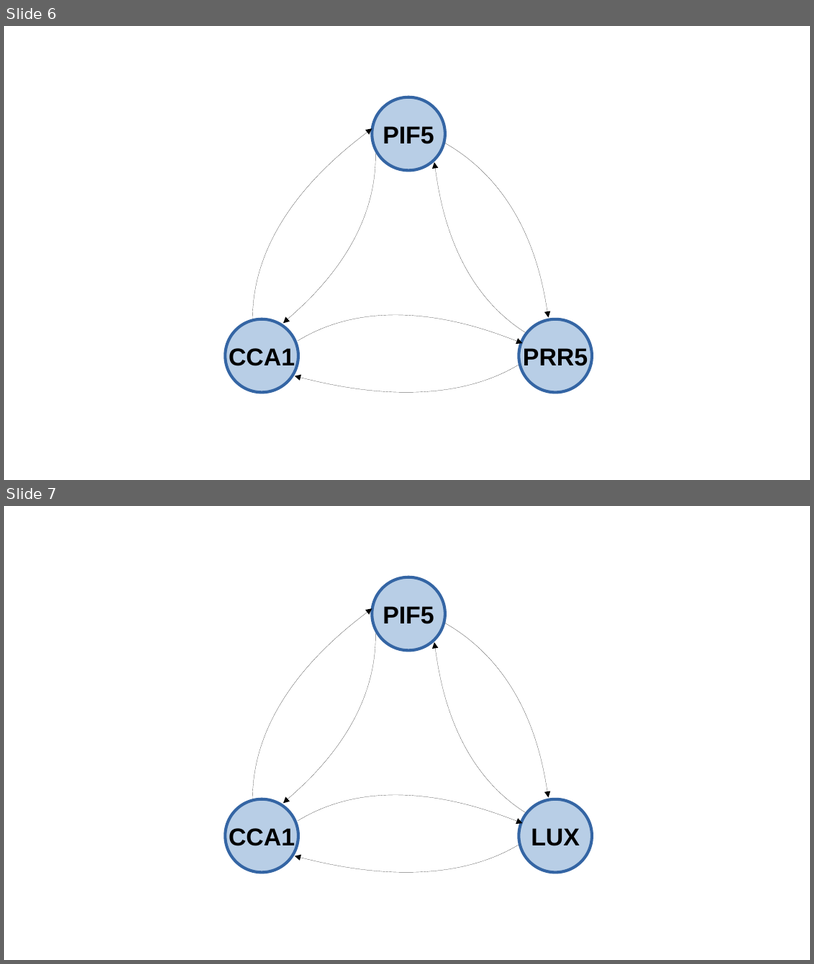
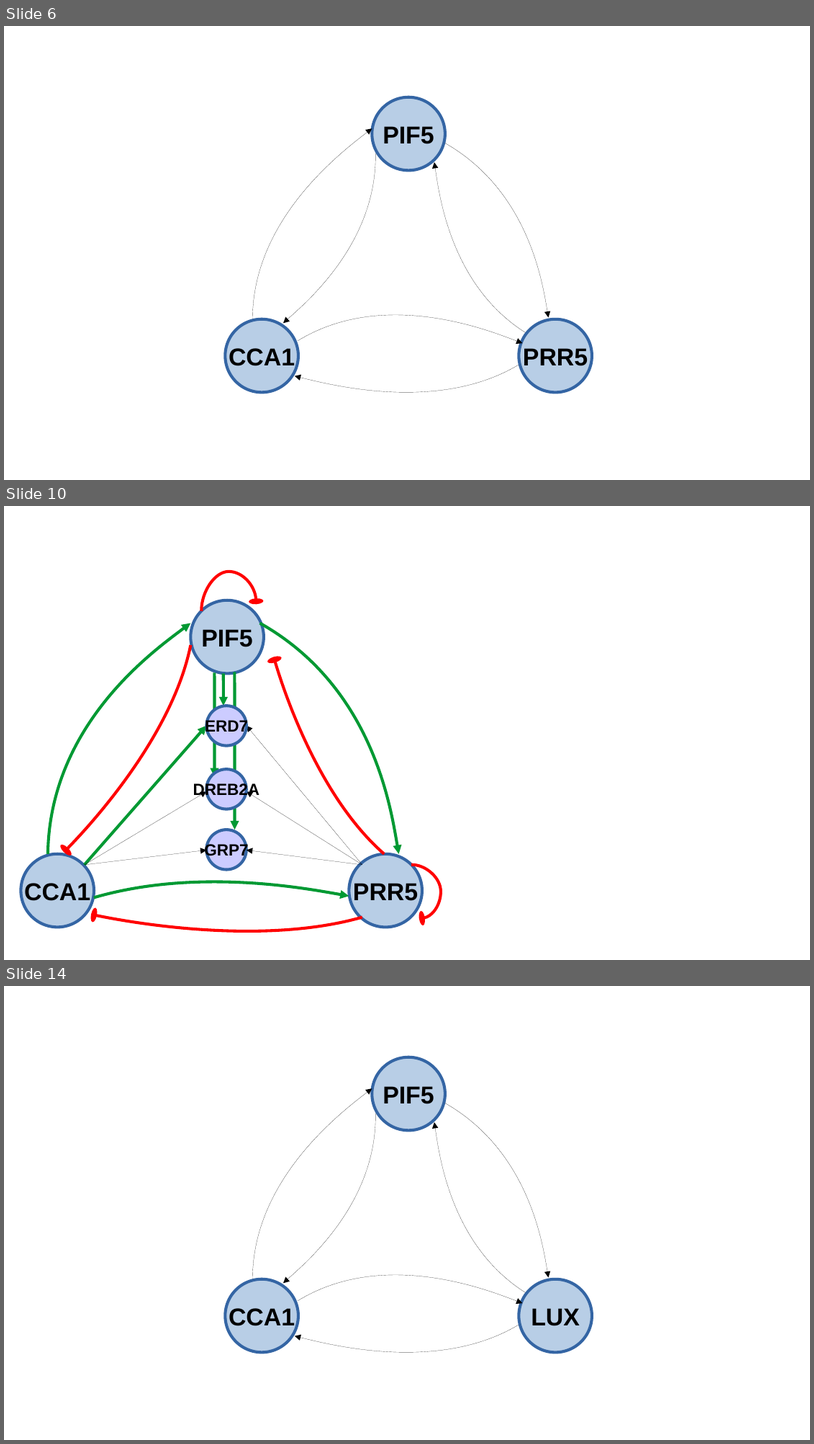
Before and after one commit to fran-romero-campero/ATTRACTOR, a slide deck: network/analysis/network_motives/motifs_3.odp. Shown one above the other, each under a label of ours: slides 6 and 7 before the commit, slides 6, 10 and 14 after it; the slides between them are not shown. The pictures are 814x964 and 814x1444 pixels, drawn with LibreOffice and Linux fonts; fonts in the diff are those of the drawing. Boxes give left, top, right and bottom in pixels: in the first picture for what was removed or moved away, otherwise in the second. Text is boxed around its words. In the diff, an @@ line names an element or a change of style, - is before the commit and + after.

```diff
--- a/network/analysis/network_motives/motifs_3.odp
+++ b/network/analysis/network_motives/motifs_3.odp
@@ slide 10 added at (x1=4, y1=506, x2=810, y2=960), background #FFFFFF @@
@@ curved arrow added from (201, 610) to (257, 601), #FF0000 2.89 pt @@
@@ ellipse added at (x1=190, y1=600, x2=264, y2=674), fill #729FCF at 50% opacity, outline #3465A4 2.89 pt, 24 pt, text #000000, bold @@
+PIF5
@@ freeform shape added at (x1=48, y1=623, x2=190, y2=854), outline #009933 2.89 pt @@
@@ freeform shape added at (x1=260, y1=623, x2=399, y2=854), outline #009933 2.89 pt @@
@@ freeform shape added at (x1=66, y1=645, x2=191, y2=850), outline #FF0000 2.89 pt @@
@@ arrow added from (215, 673) to (215, 777), #009933 2.89 pt @@
@@ arrow added from (224, 674) to (224, 705), #009933 2.89 pt @@
@@ arrow added from (234, 672) to (234, 829), #009933 2.89 pt @@
@@ freeform shape added at (x1=275, y1=659, x2=384, y2=854), outline #FF0000 2.89 pt @@
@@ ellipse added at (x1=207, y1=705, x2=247, y2=746), fill #CCCCFF, outline #3465A4 2.89 pt, 16 pt, text #000000, bold @@
+ERD7
@@ arrow added from (85, 865) to (207, 726), #009933 2.89 pt @@
@@ arrow added from (363, 865) to (247, 726), #000000 0 pt @@
@@ ellipse added at (x1=207, y1=769, x2=247, y2=809), fill #CCCCFF, outline #3465A4 2.89 pt, 16 pt, text #000000, bold @@
+DREB2A
@@ arrow added from (85, 865) to (207, 791), #000000 0 pt @@
@@ arrow added from (363, 865) to (247, 791), #000000 0 pt @@
@@ ellipse added at (x1=207, y1=829, x2=247, y2=870), fill #CCCCFF, outline #3465A4 2.89 pt, 16 pt, text #000000, bold @@
+GRP7
@@ arrow added from (85, 865) to (207, 850), #000000 0 pt @@
@@ arrow added from (363, 865) to (247, 850), #000000 0 pt @@
@@ ellipse added at (x1=21, y1=854, x2=94, y2=926), fill #729FCF at 50% opacity, outline #3465A4 2.89 pt, 24 pt, text #000000, bold @@
+CCA1
@@ ellipse added at (x1=350, y1=854, x2=422, y2=926), fill #729FCF at 50% opacity, outline #3465A4 2.89 pt, 24 pt, text #000000, bold @@
+PRR5
@@ curved arrow added from (412, 865) to (422, 918), #FF0000 2.89 pt @@
@@ freeform shape added at (x1=94, y1=883, x2=350, y2=898), outline #009933 2.89 pt @@
@@ freeform shape added at (x1=94, y1=915, x2=363, y2=930), outline #FF0000 2.89 pt @@
@@ what was slide 7 is now slide 14 @@
```
Also in this commit, not shown: 7 other slides added, 44 other files.
